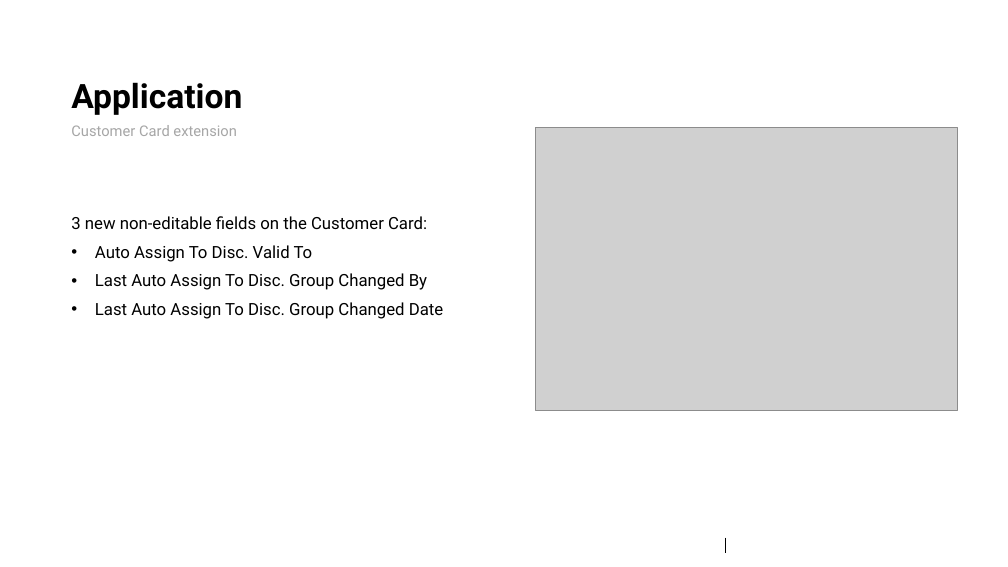
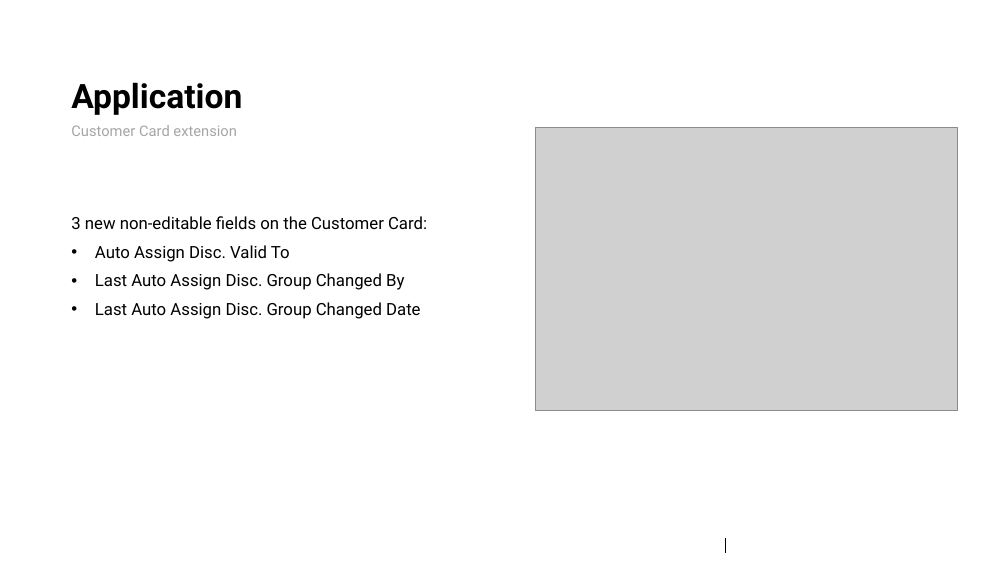
Before and after one commit to matwys/Automation-of-sales-discounts---BC-extension, a slide deck: slide 8 of Presentation.pptx. Drawn at 1008x567 pixels with LibreOffice and Linux fonts; fonts in the diff are those of the drawing; grey boxes stand for pictures; background and template pictures are left out. Boxes give left, top, right and bottom in pixels: in the first picture for what was removed or moved away, otherwise in the second. Text is boxed around its words. In the diff, an @@ line names an element or a change of style, - is before the commit and + after.

```diff
--- a/Presentation.pptx
+++ b/Presentation.pptx
@@ text at [95,245,420,319]: text changed @@
-• Auto Assign To Disc. Valid To
-• Last Auto Assign To Disc. Group Changed By
-• Last Auto Assign To Disc. Group Changed Date
+• Auto Assign Disc. Valid To
+• Last Auto Assign Disc. Group Changed By
+• Last Auto Assign Disc. Group Changed Date
```
Also in this commit, not shown: 2 other slides changed, 3 other files.
